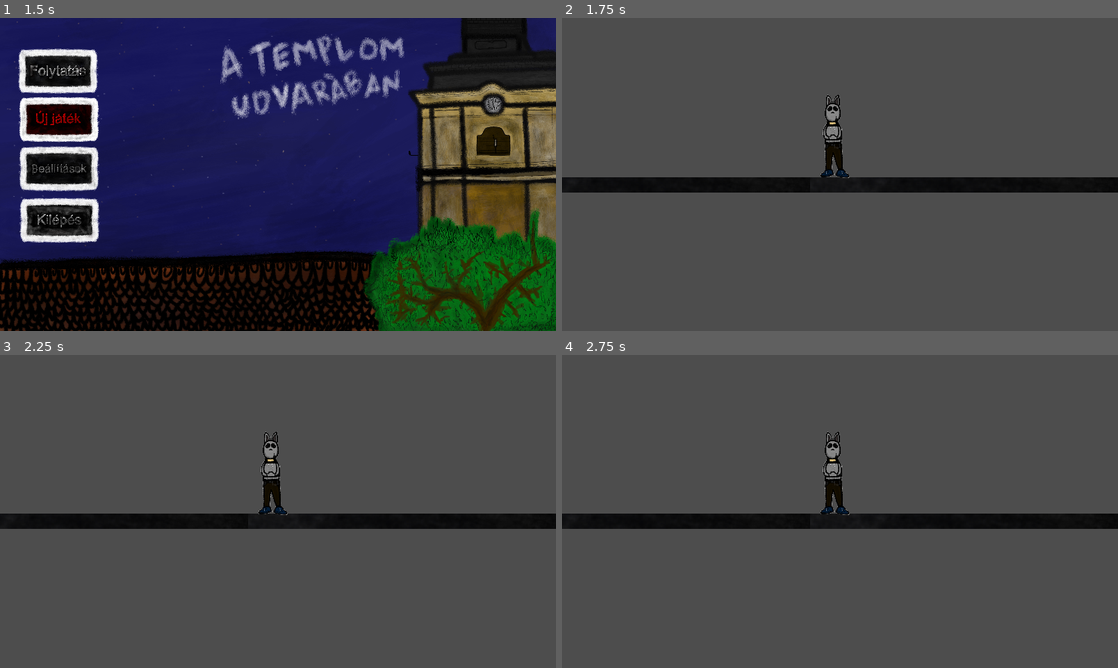
Above: before the commit, frames 1-4 (two rows, left to right).
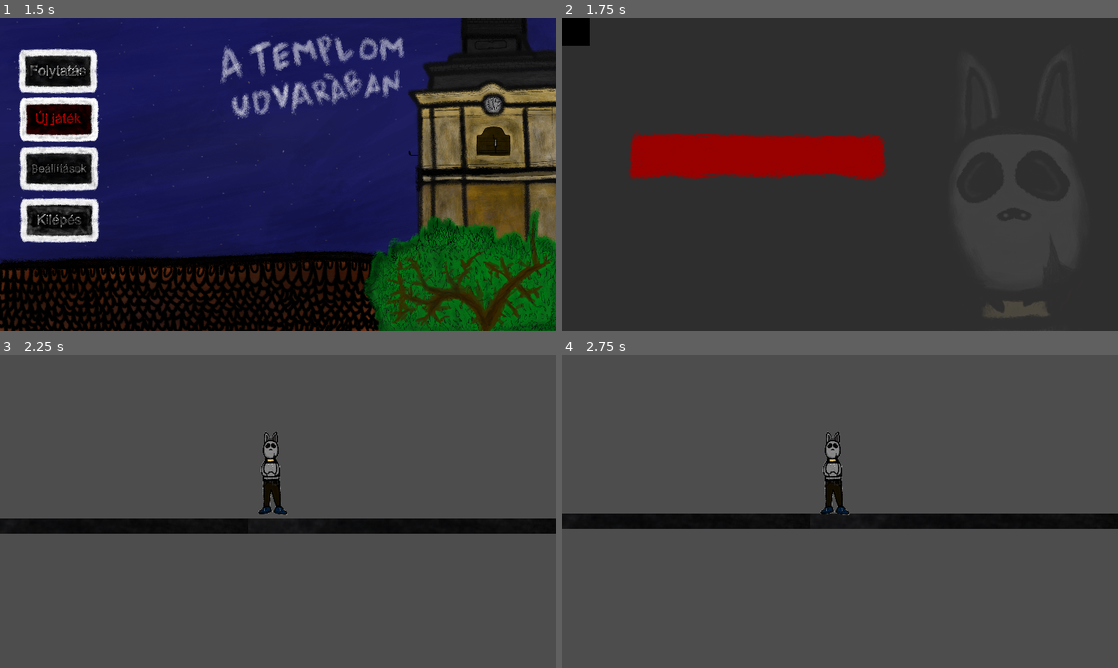
Above: after the commit, the same moments.

Repository: MotherFCKR54/The-Game
Game: Godot game, scene res://scenes/menü.tscn
Two runs of this game, one before a commit and one after it. Both use one fixed random seed, a clock stepped at 60 frames per second and the inputs below. Video files are missing from this copy of the repository; at most half a second of black plays in their place.
Inputs (mouse positions are in pixels of both pictures, inside the frame that each line leads up to):
- Up to frame 1 (1.5 s): click (61, 74) at 0.5 s; click (61, 121) at 1.25 s
- Up to frame 2 (1.75 s): no input
- Up to frame 3 (2.25 s): click (194, 492) at 2.02 s
- Up to frame 4 (2.75 s): no input

Frame 1 is identical in both runs. In frame 2, 91% of the frame differs, in the area x 0-100%, y 0-100%; in frame 3, 3.1%; in frame 4, nothing differs.

Commit message:
fejezetek menü
itt most

Diff:
--- /dev/null
+++ b/the-game/scenes/fejezetek.tscn
@@ -0,0 +1,53 @@
+[gd_scene load_steps=8 format=3 uid="uid://m0fsre22mvrm"]
+
+[ext_resource type="VideoStream" path="res://pictures/kakapo.ogv" id="1_ffngf"]
+[ext_resource type="Texture2D" uid="uid://bn65da6q8147o" path="res://pictures/fejezetek.png" id="2_071lo"]
+[ext_resource type="Texture2D" uid="uid://m54f7cwnsfd3" path="res://pictures/kitoltocrop.png" id="3_p5i42"]
+[ext_resource type="Script" path="res://scenes/fejezetekcsik.gd" id="4_aoeg4"]
+[ext_resource type="AudioStream" uid="uid://1v5x41gphjy3" path="res://zenék/kurzor.mp3" id="5_5khg8"]
+[ext_resource type="AudioStream" uid="uid://c83i1jqk88q4f" path="res://zenék/buttonpress.mp3" id="6_vdy3c"]
+[ext_resource type="AudioStream" uid="uid://by2l0nx8uf6c3" path="res://zenék/loop.mp3" id="7_2gnsb"]
+
+[node name="Node2D" type="Node2D"]
+
+[node name="VideoStreamPlayer" type="VideoStreamPlayer" parent="."]
+offset_right = 1280.0
+offset_bottom = 720.0
+scale = Vector2(0.9, 0.9)
+stream = ExtResource("1_ffngf")
+autoplay = true
+loop = true
+
+[node name="Sprite2D" type="Sprite2D" parent="."]
+self_modulate = Color(1, 1, 1, 0.4)
+z_index = 1
+position = Vector2(576, 324)
+scale = Vector2(0.6, 0.6)
+texture = ExtResource("2_071lo")
+
+[node name="Fejezetekcsik" type="TextureButton" parent="."]
+offset_left = 135.0
+offset_top = 229.0
+offset_right = 676.0
+offset_bottom = 344.0
+texture_normal = ExtResource("3_p5i42")
+ignore_texture_size = true
+stretch_mode = 0
+script = ExtResource("4_aoeg4")
+
+[node name="Egérrávitel" type="AudioStreamPlayer" parent="."]
+stream = ExtResource("5_5khg8")
+bus = &"SFX"
+
+[node name="buttonpress" type="AudioStreamPlayer" parent="."]
+stream = ExtResource("6_vdy3c")
+bus = &"SFX"
+
+[node name="háttérzene" type="AudioStreamPlayer2D" parent="."]
+stream = ExtResource("7_2gnsb")
+autoplay = true
+bus = &"Music"
+parameters/looping = true
+
+[connection signal="mouse_entered" from="Fejezetekcsik" to="Fejezetekcsik" method="_on_mouse_entered"]
+[connection signal="pressed" from="Fejezetekcsik" to="Fejezetekcsik" method="_on_pressed"]
--- /dev/null
+++ b/the-game/scenes/fejezetekcsik.gd
@@ -0,0 +1,20 @@
+extends TextureButton
+
+
+# Called when the node enters the scene tree for the first time.
+func _ready() -> void:
+	pass # Replace with function body.
+
+
+# Called every frame. 'delta' is the elapsed time since the previous frame.
+func _process(delta: float) -> void:
+	pass
+
+
+func _on_pressed() -> void:
+	$"../buttonpress".play()
+	get_tree().change_scene_to_file("res://scenes/game.tscn")
+
+
+func _on_mouse_entered() -> void:
+	$"../Egérrávitel".play()
--- a/the-game/scenes/start.gd
+++ b/the-game/scenes/start.gd
@@ -5,7 +5,7 @@
 func _on_pressed() -> void:
 	$"../kattintas".play()
 	await get_tree().create_timer(1).timeout
-	get_tree().change_scene_to_file("res://scenes/game.tscn")
+	get_tree().change_scene_to_file("res://scenes/fejezetek.tscn")
 func _on_beállítások_pressed() -> void:
 	$"../kattintas".play()
 	await get_tree().create_timer(1).timeout
@@ -20,7 +20,7 @@
 func _on_folytatás_pressed() -> void:
 	$"../kattintas".play()
 	await get_tree().create_timer(1).timeout
-	get_tree().change_scene_to_file("res://scenes/game.tscn")
+	get_tree().change_scene_to_file("res://scenes/fejezetek.tscn")
 
 
 func _on_kilépés_pressed() -> void:
Binary file added: the-game/pictures/fejezetek.png
Not shown, added: the-game/pictures/fejezetek.png.import
